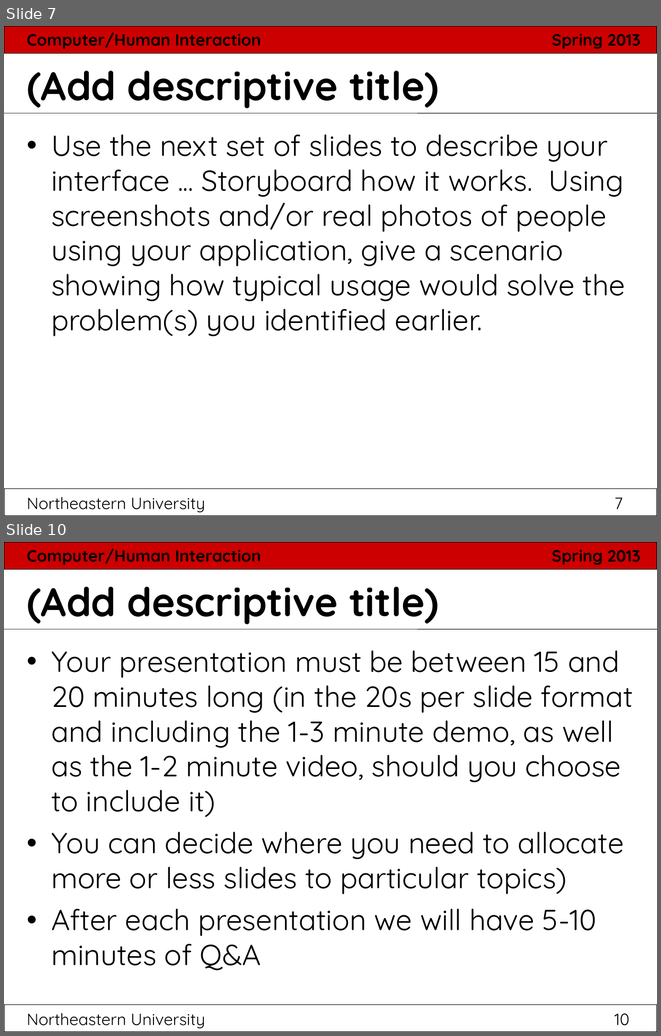
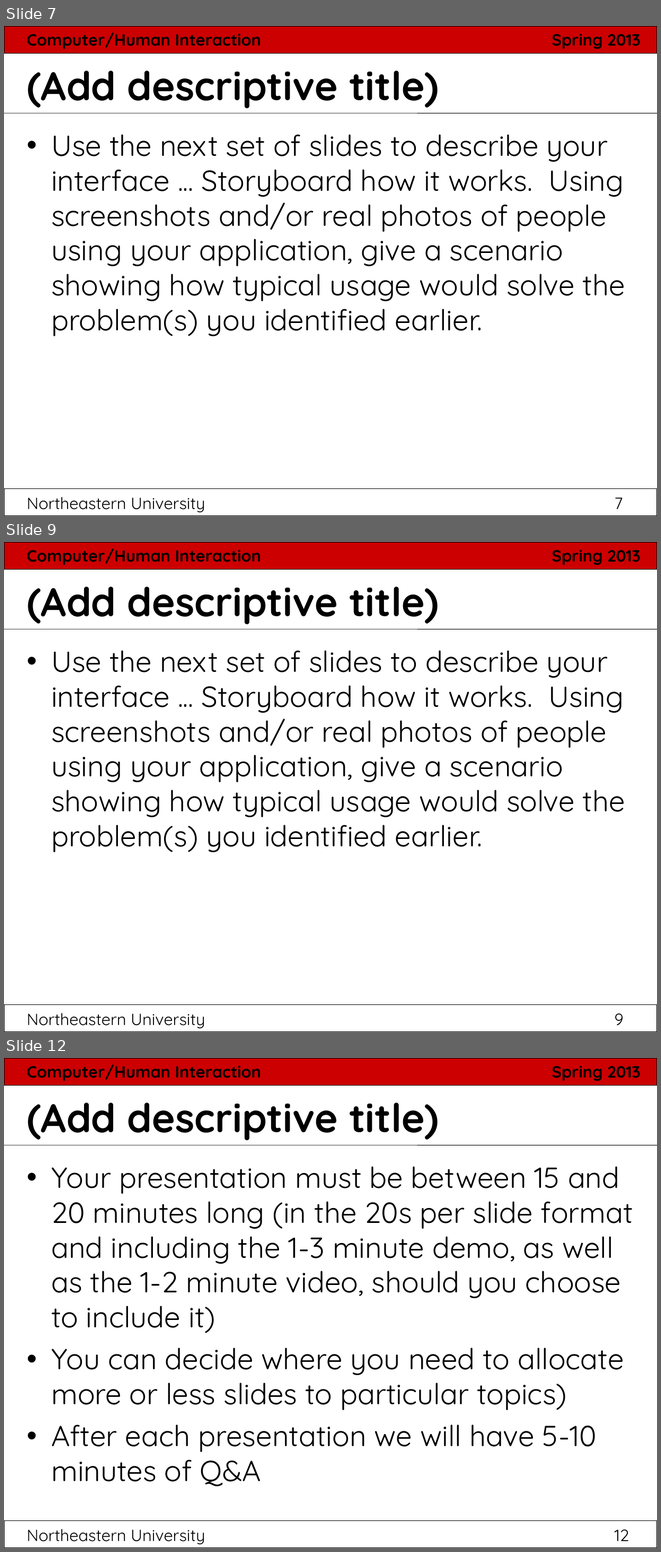
Before and after one commit to hci2014/sandbox, a slide deck: FinalPresentationTemplate.ppt. Shown one above the other, each under a label of ours: slides 7 and 10 before the commit, slides 7, 9 and 12 after it; the slides between them are not shown. The pictures are 661x1036 and 661x1552 pixels, drawn with LibreOffice and Linux fonts; fonts in the diff are those of the drawing. Boxes give left, top, right and bottom in pixels: in the first picture for what was removed or moved away, otherwise in the second. Text is boxed around its words. In the diff, an @@ line names an element or a change of style, - is before the commit and + after.

```diff
--- a/FinalPresentationTemplate.ppt
+++ b/FinalPresentationTemplate.ppt
@@ slide 9 added at box(4, 542, 657, 1032), background #FFFFFF; not listed: 6 template elements that a slide beside it also shows @@
@@ title added at box(27, 587, 439, 624), 44 pt, text #000000, bold @@
+(Add descriptive title)
@@ text added at box(51, 650, 625, 852), 32 pt, text #000000 @@
+• Use the next set of slides to describe your interface ... Storyboard how it works. Using screenshots and/or real photos of people using your application, give a scenario showing how typical usage would solve the problem(s) you identified earlier.
@@ what was slide 10 is now slide 12 @@
@@ page number at box(27, 1529, 629, 1544): text changed @@
-Northeastern University 10
+Northeastern University 12
```
Also in this commit, not shown: 3 slides changed, 2 other slides added, 1 other file.
